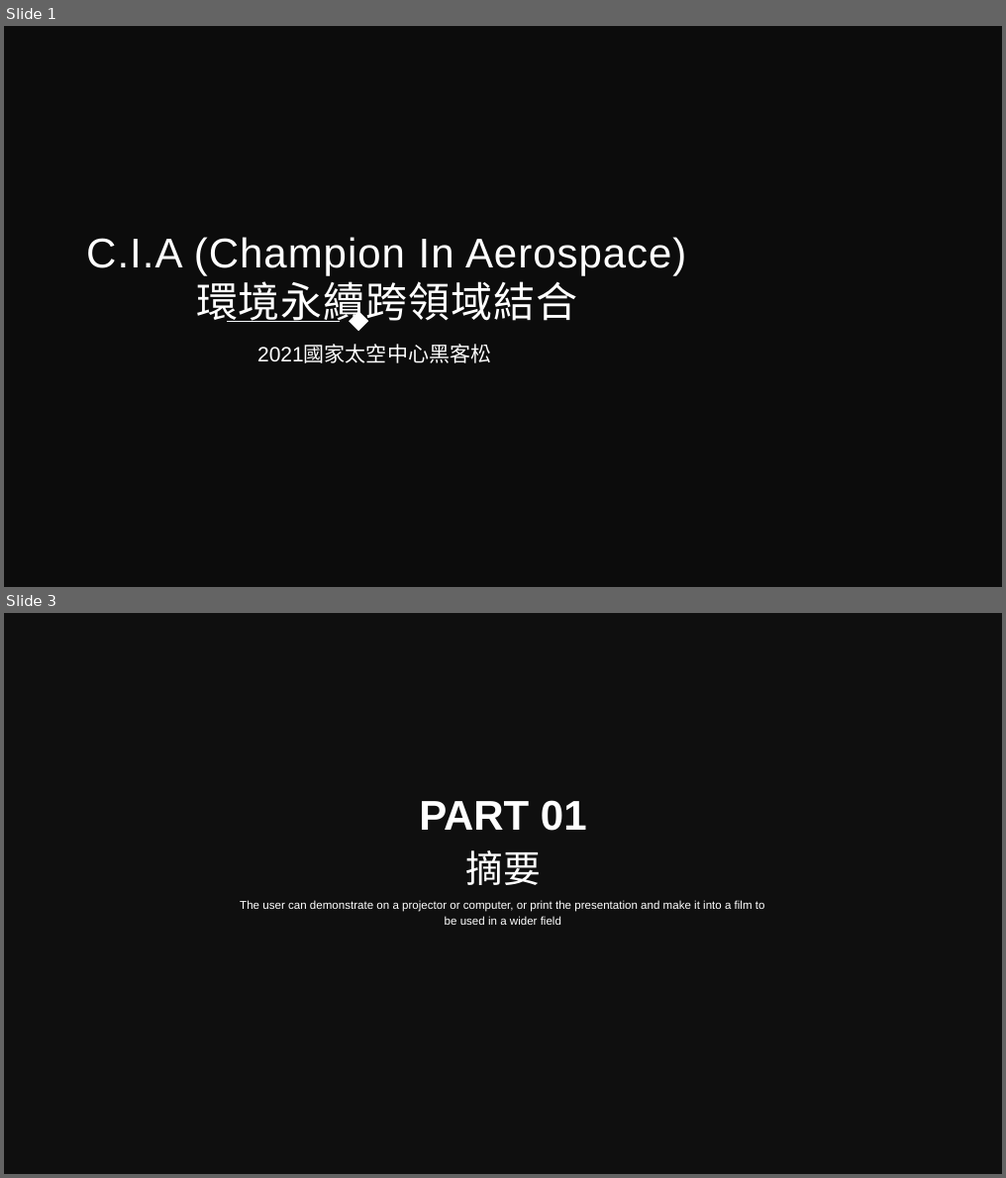
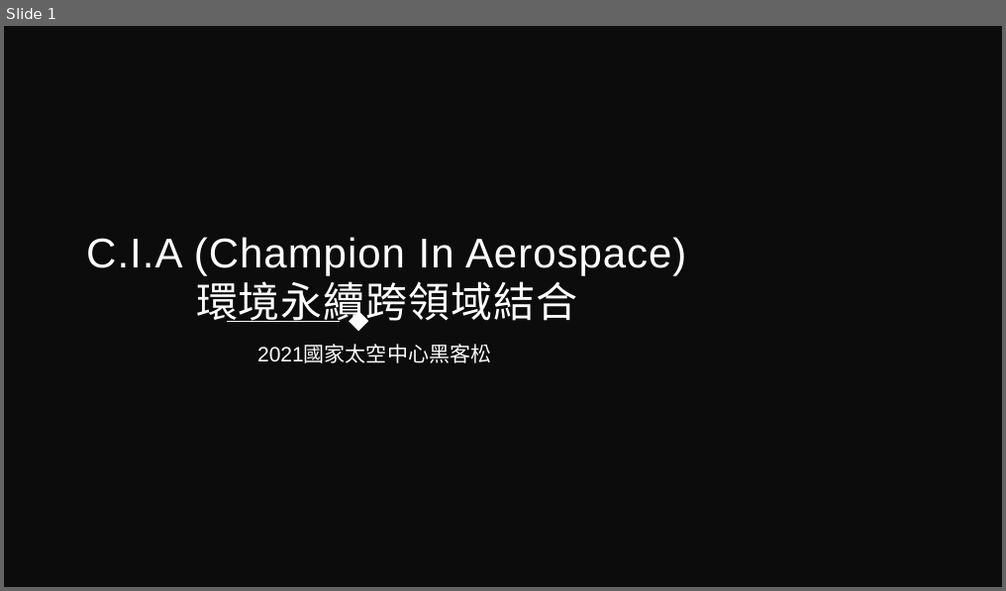
Before and after one commit to Sikako/hackthon, a slide deck: bigdata.pptx. Shown one above the other, each under a label of ours: slides 1 and 3 before the commit, slide 1 after it; the slides between them are not shown. The pictures are 1006x1178 and 1006x591 pixels, drawn with LibreOffice and Linux fonts; fonts in the diff are those of the drawing; background and template pictures are left out; a plain dark background stands for a picture behind light text. Boxes give left, top, right and bottom in pixels: in the first picture for what was removed or moved away, otherwise in the second. Text is boxed around its words. In the diff, an @@ line names an element or a change of style, - is before the commit and + after.

```diff
--- a/bigdata.pptx
+++ b/bigdata.pptx
@@ slide 3 removed at (4,613,1002,1174), background picture (left out); not listed: 1 template element that a slide beside it also shows @@
@@ text removed at (419,800,587,831) @@
-PART 01
@@ text removed at (465,851,541,885) @@
-摘要
@@ text removed at (240,900,765,925) @@
-The user can demonstrate on a projector or computer, or print the presentation and make it into a film to be used in a wider field
```
Also in this commit, not shown: 8 slides changed, 2 slides added, 3 other slides removed.
